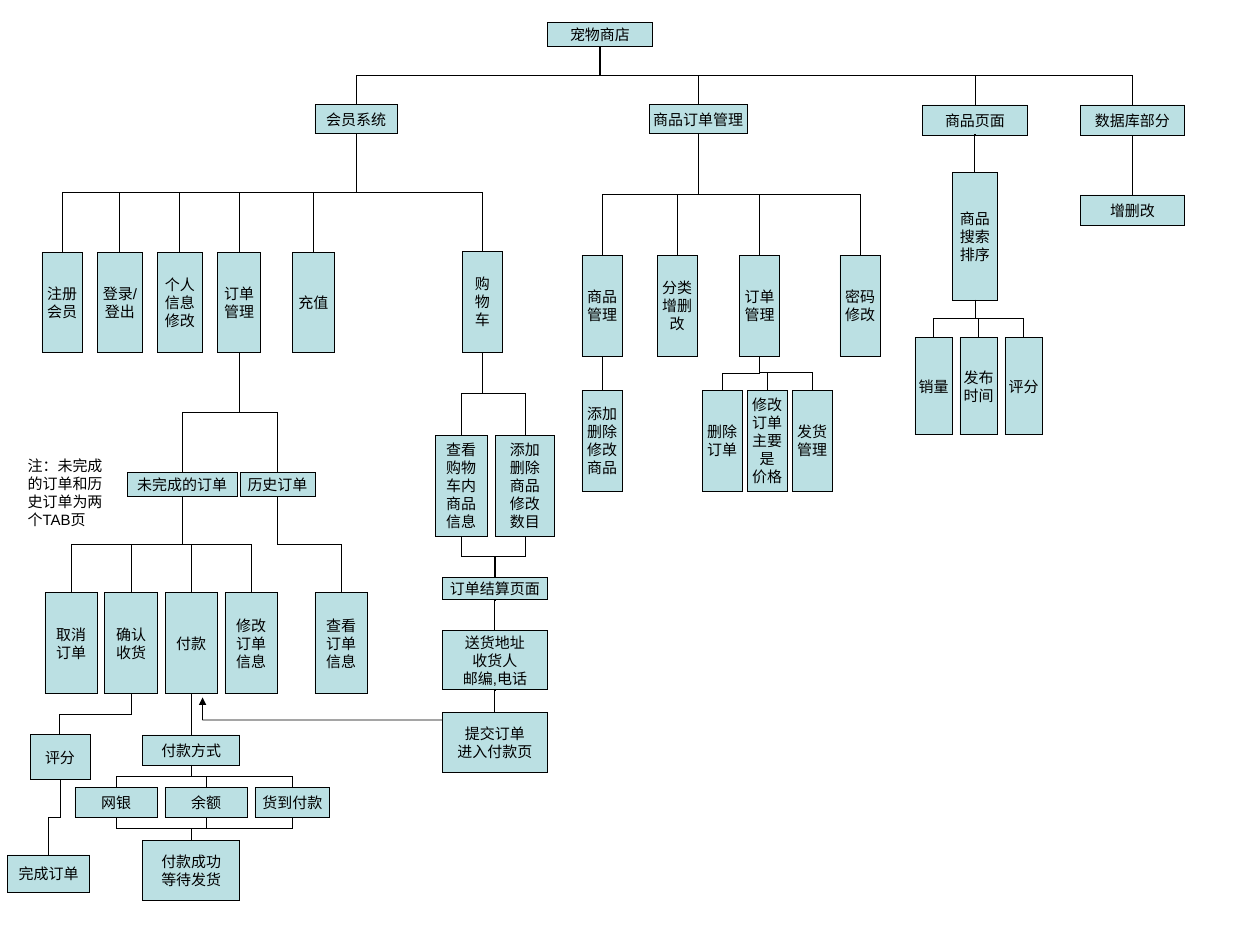
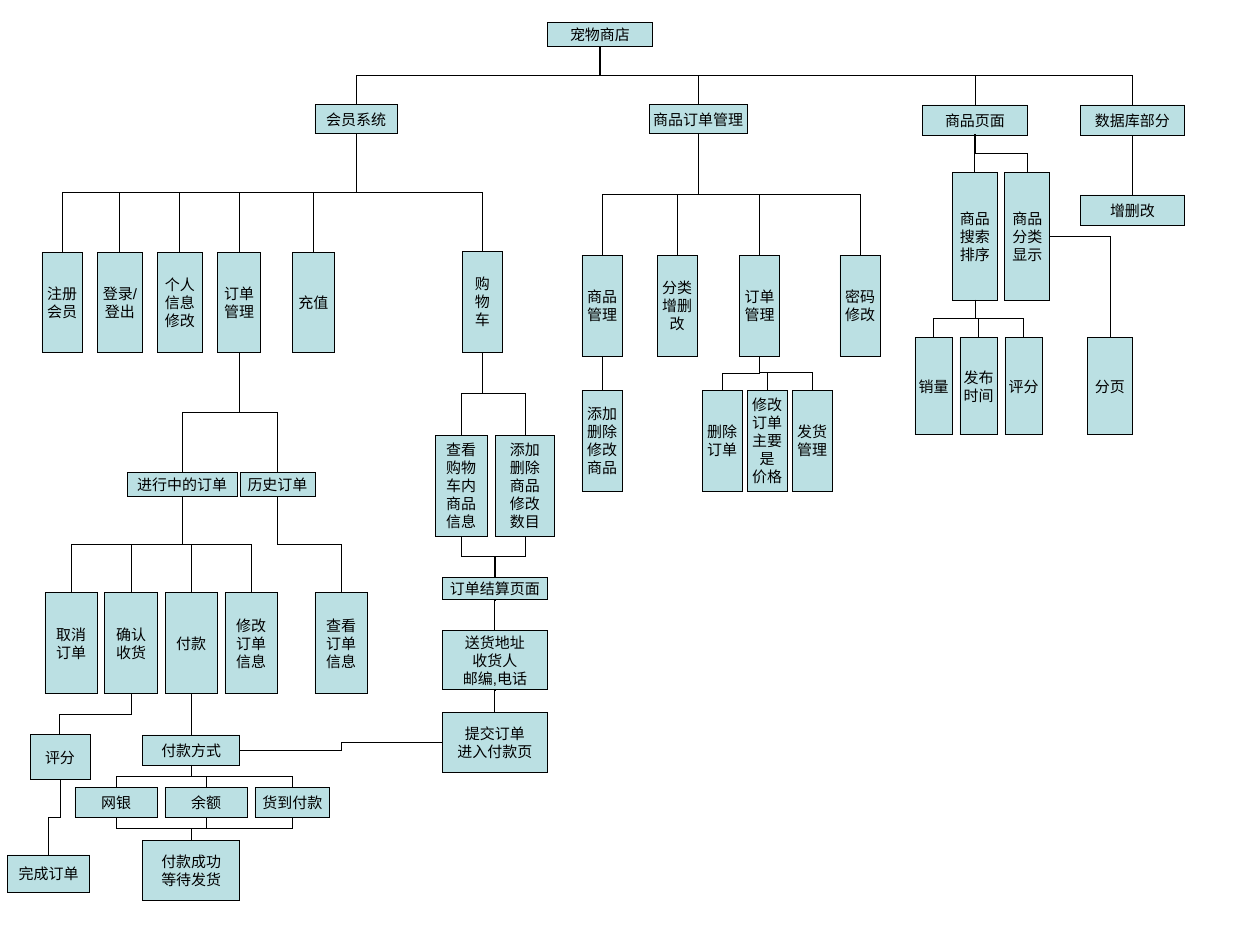
Before and after one commit to LuisEduardoER/j1115-g3-pets, a slide deck: slide 1 of trunk/petshop/Documents/需求分析.ppt. Drawn at 1260x945 pixels with LibreOffice and Linux fonts; fonts in the diff are those of the drawing. Boxes give left, top, right and bottom in pixels: in the first picture for what was removed or moved away, otherwise in the second. Text is boxed around its words. In the diff, an @@ line names an element or a change of style, - is before the commit and + after.

```diff
--- a/trunk/petshop/Documents/需求分析.ppt
+++ b/trunk/petshop/Documents/需求分析.ppt
@@ elbow line added from (975, 135) to (1028, 173), #000000 0.74 pt @@
@@ rectangle added at [1005,173,1050,301], fill #BBE0E3, outline #000000 0.74 pt, 12 pt, text #000000 @@
+商品
+分类
+显示
@@ elbow line added from (1050, 236) to (1110, 338), #000000 0.74 pt @@
@@ rectangle added at [1087,338,1132,435], fill #BBE0E3, outline #000000 0.74 pt, 12 pt, text #000000 @@
+分页
@@ text removed at [28,458,103,526] @@
-注：未完成的订单和历史订单为两个TAB页
@@ text in rectangle at [137,477,227,492]: text changed @@
-未完成的订单
+进行中的订单
@@ arrow removed from (202, 720) to (202, 698) @@
@@ line removed from (202, 720) to (443, 720) @@
@@ elbow line added from (443, 742) to (240, 750), #000000 0.74 pt @@
```
Also in this commit, not shown: 38 other files.
